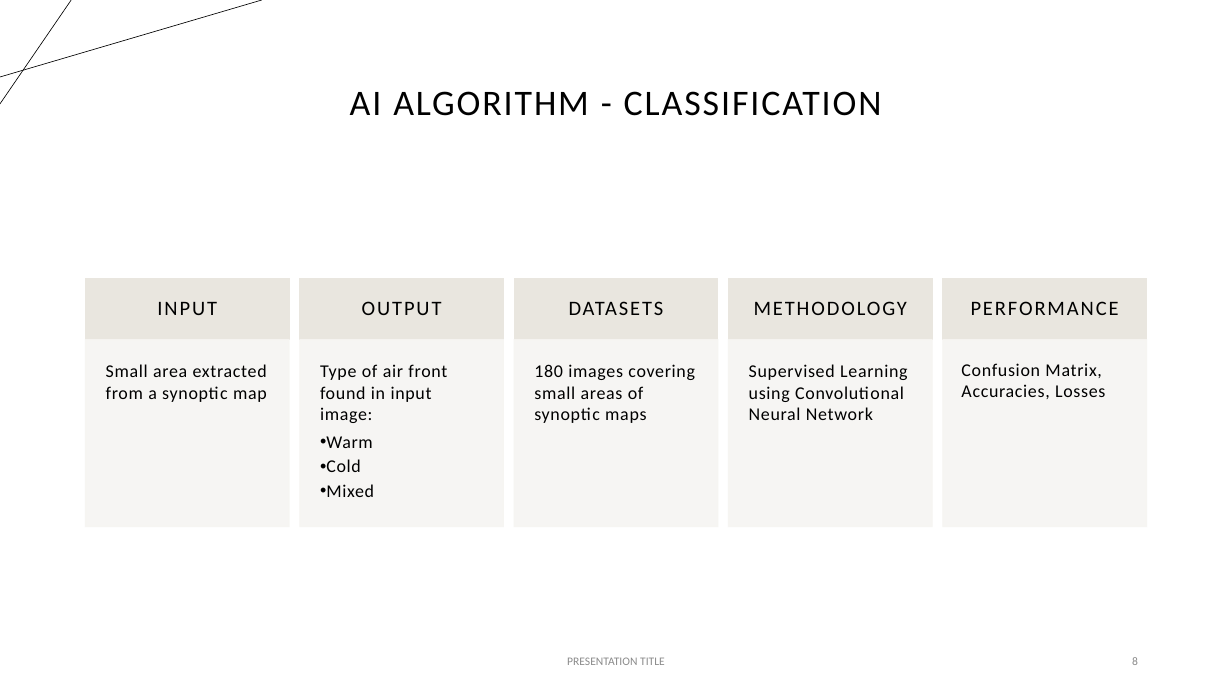
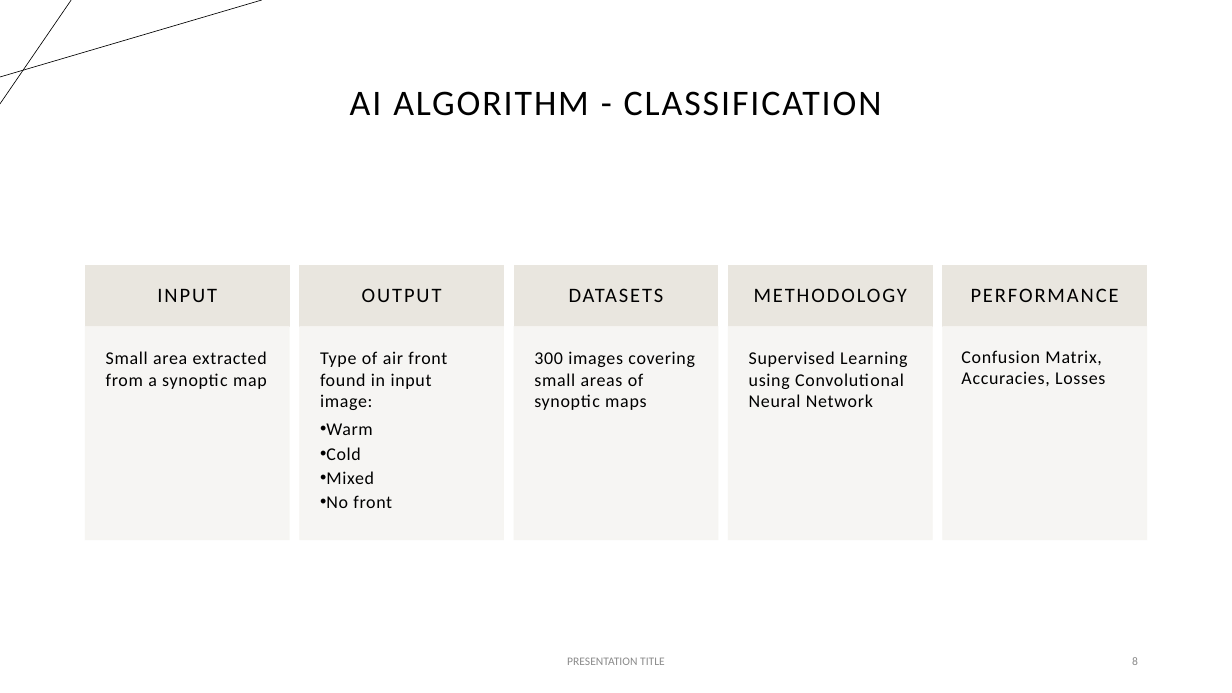
Before and after one commit to AndreeaPloscar/MIRPR_Clima, a slide deck: slide 8 of Documentation/PITCH.pptx. Drawn at 1232x693 pixels with LibreOffice and Linux fonts; fonts in the diff are those of the drawing. Boxes give left, top, right and bottom in pixels: in the first picture for what was removed or moved away, otherwise in the second. Text is boxed around its words. In the diff, an @@ line names an element or a change of style, - is before the commit and + after.

```diff
--- a/Documentation/PITCH.pptx
+++ b/Documentation/PITCH.pptx
@@ 5 texts, 5 rectangles: place and size @@
-5 texts, 5 rectangles at [86,279,1147,340]
+5 texts, 5 rectangles at [86,266,1147,327]
@@ text "Small area extracted from a ...": place and size @@
-text "Small area extracted from a ..." at [106,364,267,402]
+text "Small area extracted from a ..." at [106,351,267,389]
@@ rectangle: place and size @@
-rectangle at [86,340,289,527]
+rectangle at [86,327,289,540]
@@ text "Type of air front found ...": place and size @@
-text "Type of air front found ..." at [320,364,447,497]
+text "Type of air front found ..." at [320,351,447,508]
@@ rectangle: place and size @@
-rectangle at [300,340,504,527]
+rectangle at [300,327,504,540]
@@ rectangle: place and size @@
-rectangle at [515,340,718,527]
+rectangle at [515,327,718,540]
@@ text "Supervised Learning using Convolutional Neural ...": place and size @@
-text "Supervised Learning using Convolutional Neural ..." at [749,364,907,420]
+text "Supervised Learning using Convolutional Neural ..." at [749,351,907,407]
@@ rectangle: place and size @@
-rectangle at [729,340,933,527]
+rectangle at [729,327,933,540]
@@ text "Confusion Matrix, Accuracies, Losses": place and size @@
-text "Confusion Matrix, Accuracies, Losses" at [961,363,1105,399]
+text "Confusion Matrix, Accuracies, Losses" at [961,350,1105,386]
@@ rectangle: place and size @@
-rectangle at [944,340,1147,527]
+rectangle at [944,327,1147,540]
@@ text at [534,351,695,410]: text changed @@
-180 images covering small areas of synoptic maps
+300 images covering small areas of synoptic maps
@@ text at [326,495,392,508]: paragraph added @@
+  • No front
```
Also in this commit, not shown: 2 other slides changed, 1 other file.
